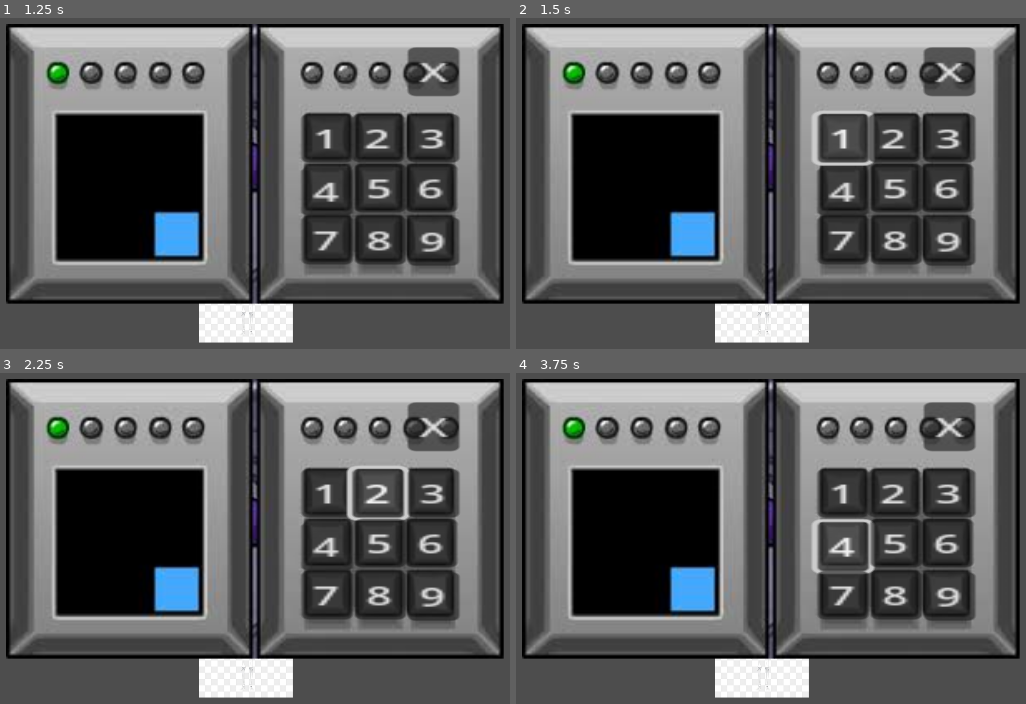
Above: before the commit, frames 1-4 (two rows, left to right).
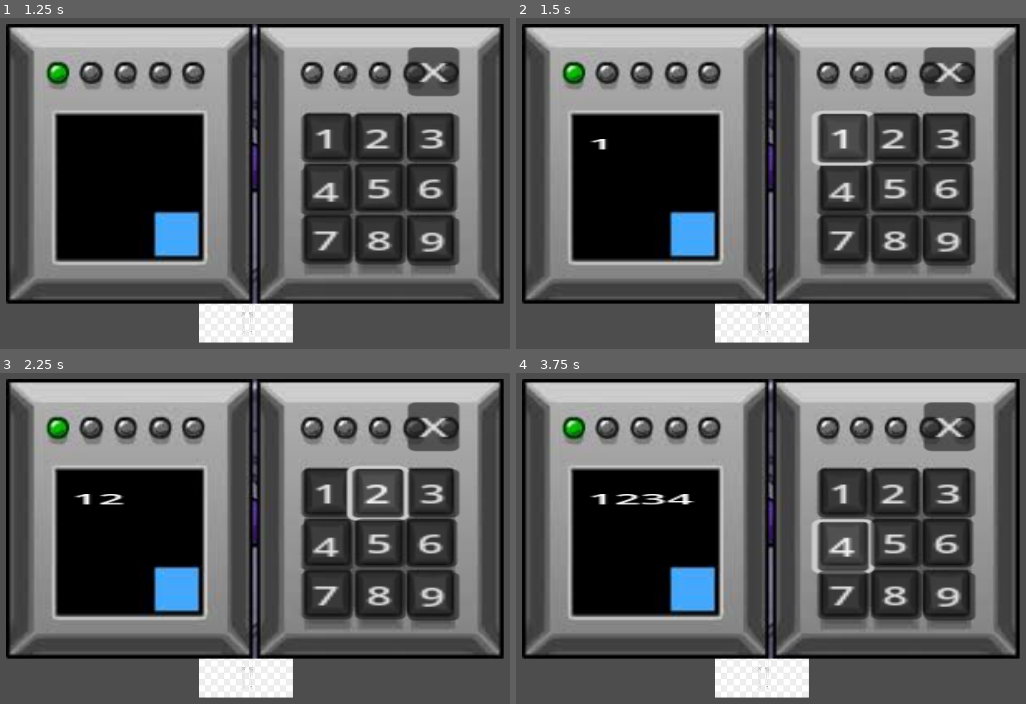
Above: after the commit, the same moments.

Repository: SonSku/CriticalFailureOr1Place
Game: Godot game, scene res://Scenes/intro.tscn
The game is run twice, just before and just after one commit, with the same random seed, the same clock (stepped at 60 frames per second) and the same inputs.
Inputs:
- Up to frame 1 (1.25 s): click "Graj" at 0.5 s
- Up to frame 2 (1.5 s): click "1" at 1.25 s
- Up to frame 3 (2.25 s): click "2" at 2 s
- Up to frame 4 (3.75 s): click "3" at 2.75 s; click "4" at 3.5 s

Frame 1 is identical in both runs. In frame 2, less than 0.1% of the frame differs, in the area x 14-18%, y 36-40%; in frame 3, 0.2%; in frame 4, 0.4%, in the area x 14-36%, y 36-40%.

Commit message:
finished funcionality for password

Diff:
--- a/placeholder/Scenes/open_door_dyson_puzzle.tscn
+++ b/placeholder/Scenes/open_door_dyson_puzzle.tscn
@@ -101,6 +101,13 @@
 theme_override_font_sizes/font_size = 0
 text = "X"
 
+[node name="Pin" type="Label" parent="."]
+offset_left = 552.0
+offset_top = 520.0
+offset_right = 592.0
+offset_bottom = 543.0
+scale = Vector2(6.92, 2.08)
+
 [connection signal="pressed" from="Button" to="." method="_on_button_pressed"]
 [connection signal="pressed" from="Button2" to="." method="_on_button_2_pressed"]
 [connection signal="pressed" from="Button3" to="." method="_on_button_3_pressed"]
@@ -110,4 +117,4 @@
 [connection signal="pressed" from="Button7" to="." method="_on_button_7_pressed"]
 [connection signal="pressed" from="Button8" to="." method="_on_button_8_pressed"]
 [connection signal="pressed" from="Button9" to="." method="_on_button_9_pressed"]
-[connection signal="pressed" from="Button10" to="." method="_on_button_9_pressed"]
+[connection signal="pressed" from="Button10" to="." method="_on_button_10_pressed"]
--- a/placeholder/Scripts/password_script.gd
+++ b/placeholder/Scripts/password_script.gd
@@ -10,12 +10,15 @@
 @onready var button_7: Button = $Button7
 @onready var button_8: Button = $Button8
 @onready var button_9: Button = $Button9
+@onready var pin: Label = $Pin
 
 func _on_button_pressed() -> void:
 	eneteredCharacter(button)
+	update_label()
 
 func _on_button_2_pressed() -> void:
 	eneteredCharacter(button_2)
+	update_label()
 
 func eneteredCharacter(przycisk: Button) -> void:
 	if enteredPin.size()>3: return
@@ -26,27 +29,50 @@
 
 func _on_button_3_pressed() -> void:
 	eneteredCharacter(button_3)
+	update_label()
 
 
 func _on_button_4_pressed() -> void:
 	eneteredCharacter(button_4)
+	update_label()
 
 
 func _on_button_5_pressed() -> void:
 	eneteredCharacter(button_5)
+	update_label()
 
 
 func _on_button_6_pressed() -> void:
 	eneteredCharacter(button_6)
+	update_label()
 
 
 func _on_button_7_pressed() -> void:
 	eneteredCharacter(button_7)
+	update_label()
 
 
 func _on_button_8_pressed() -> void:
 	eneteredCharacter(button_8)
+	update_label()
 
 
 func _on_button_9_pressed() -> void:
 	eneteredCharacter(button_9)
+	update_label()
+
+
+func _on_button_10_pressed() -> void:
+	if enteredPin.size() > 0:
+		enteredPin.pop_back()  # Poprawne usunięcie ostatniego elementu
+		print(enteredPin)
+		update_label()
+
+func array_to_str(arr: Array) -> String:
+	var s = ""
+	for i in arr:
+		s += str(i)
+	return s
+
+func update_label() -> void:
+	pin.text = array_to_str(enteredPin)
